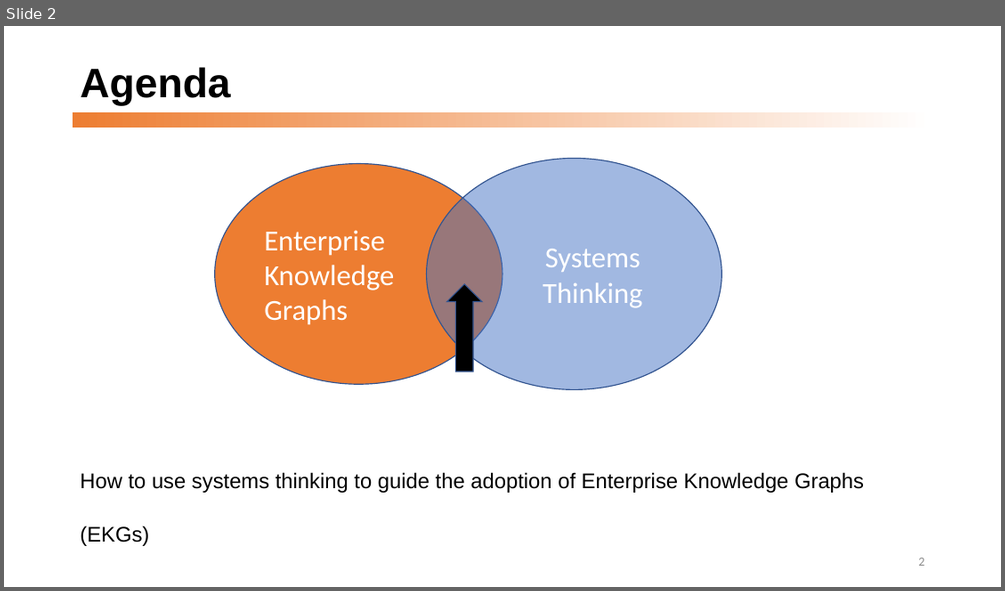
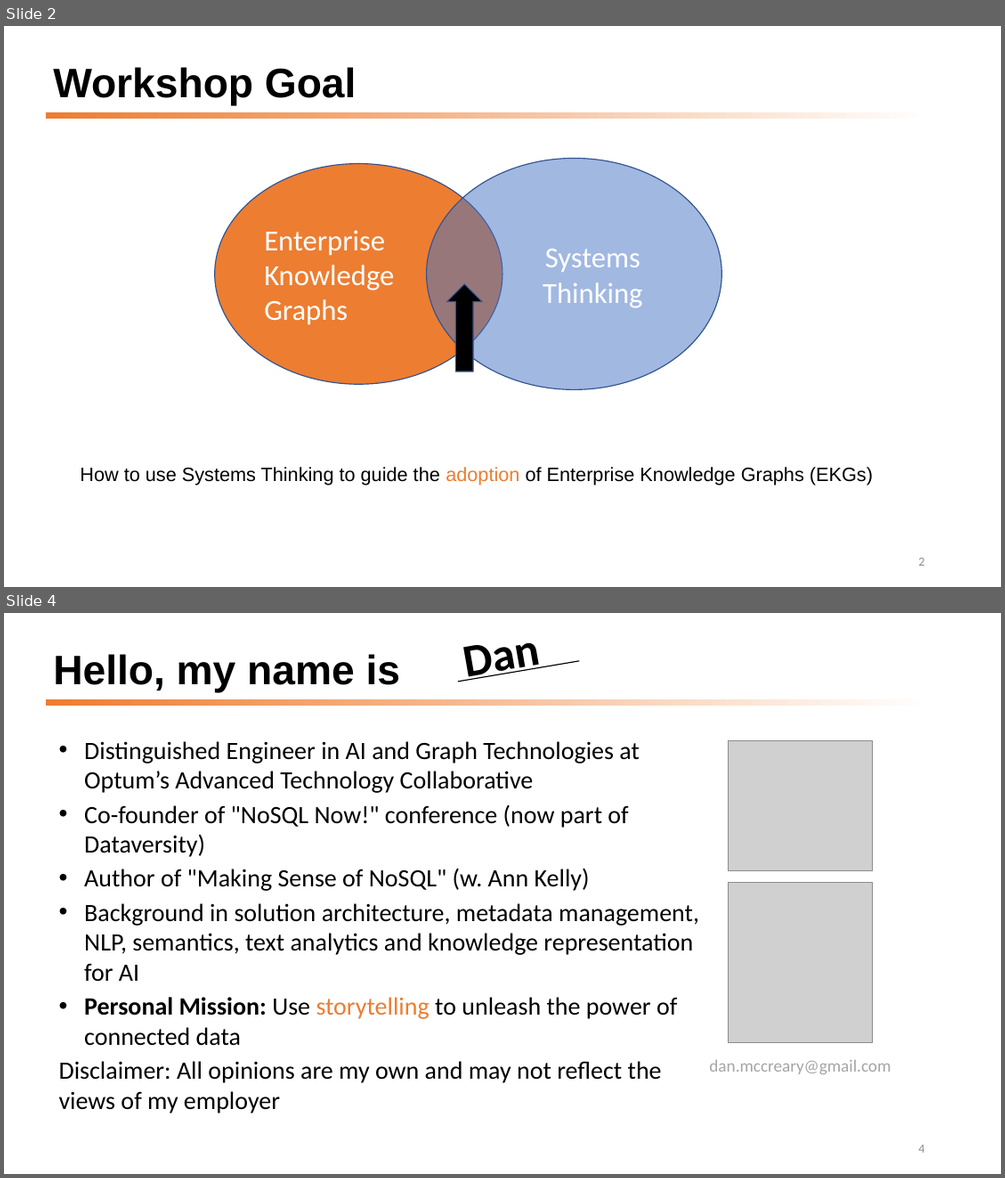
Before and after one commit to dmccreary/graph-systems-thinking, a slide deck: docs/presentations/GST-Half-Day-Workshop-2022.pptx. Shown one above the other, each under a label of ours: slide 2 before the commit, slides 2 and 4 after it; the slides between them are not shown. The pictures are 1005x591 and 1005x1178 pixels, drawn with LibreOffice and Linux fonts; fonts in the diff are those of the drawing; grey boxes stand for pictures. Boxes give left, top, right and bottom in pixels: in the first picture for what was removed or moved away, otherwise in the second. Text is boxed around its words. In the diff, an @@ line names an element or a change of style, - is before the commit and + after.

```diff
--- a/docs/presentations/GST-Half-Day-Workshop-2022.pptx
+++ b/docs/presentations/GST-Half-Day-Workshop-2022.pptx
@@ slide 4 added at (x1=4, y1=613, x2=1001, y2=1174), background #FFFFFF; not listed: 1 template element that a slide beside it also shows @@
@@ title added at (x1=53, y1=654, x2=400, y2=693), 39.6 pt, text #000000, bold @@
+Hello, my name is
@@ line added from (458, 682) to (579, 661), #000000 1 pt @@
@@ text added at (x1=59, y1=741, x2=699, y2=1113), 24 pt, text #000000 @@
+• Distinguished Engineer in AI and Graph Technologies at Optum’s Advanced Technology Collaborative
+• Co-founder of "NoSQL Now!" conference (now part of Dataversity)
+• Author of "Making Sense of NoSQL" (w. Ann Kelly)
+• Background in solution architecture, metadata management, NLP, semantics, text analytics and knowledge representation for AI
+• Personal Mission: Use storytelling to unleash the power of connected data
+Disclaimer: All opinions are my own and may not reflect the views of my employer
@@ picture added at (x1=728, y1=740, x2=873, y2=870) @@
@@ picture added at (x1=728, y1=882, x2=873, y2=1043) @@
@@ text added at (x1=709, y1=1060, x2=890, y2=1074), 44.3 pt, text #000000, bold @@
+Dan
@@ text added at (x1=709, y1=1060, x2=890, y2=1074), 16.5 pt, text #A5A5A5 @@
+dan.mccreary@gmail.com
@@ page number added at (x1=918, y1=1144, x2=924, y2=1152), 12 pt, text #8C8C8C @@
+4
@@ slide 2 changed as well @@
@@ title at (x1=53, y1=67, x2=356, y2=106): text changed @@
-Agenda
+Workshop Goal
@@ rectangle resized from (x1=73, y1=112, x2=933, y2=127) to (x1=46, y1=112, x2=933, y2=119) @@
@@ text at (x1=80, y1=467, x2=873, y2=485): text changed; size 20.4 to 18.6 pt @@
-How to use systems thinking to guide the adoption of Enterprise Knowledge Graphs (EKGs)
+How to use Systems Thinking to guide the adoption of Enterprise Knowledge Graphs (EKGs)
```
Also in this commit, not shown: 10 other slides changed, 41 other slides added, 1 other file.
